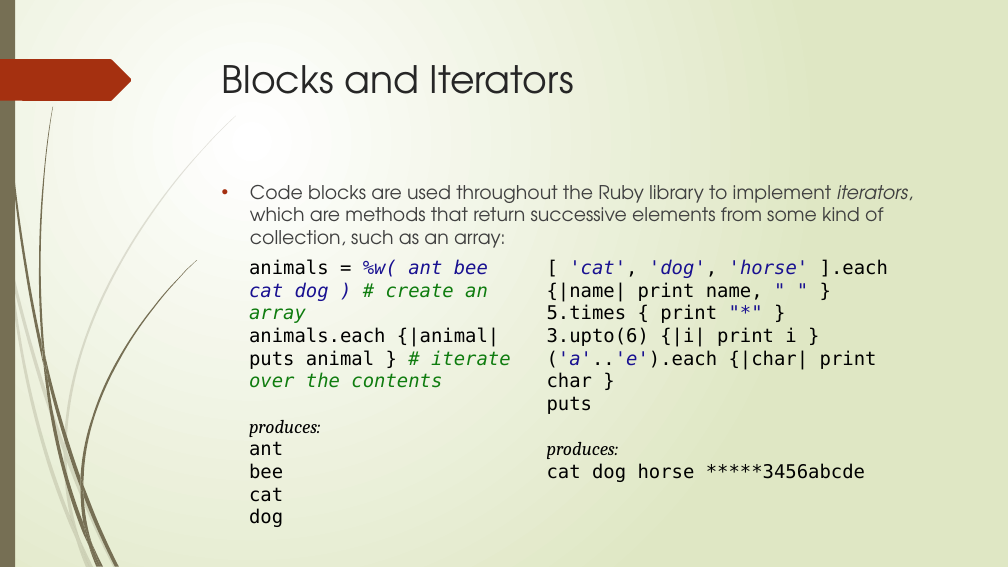
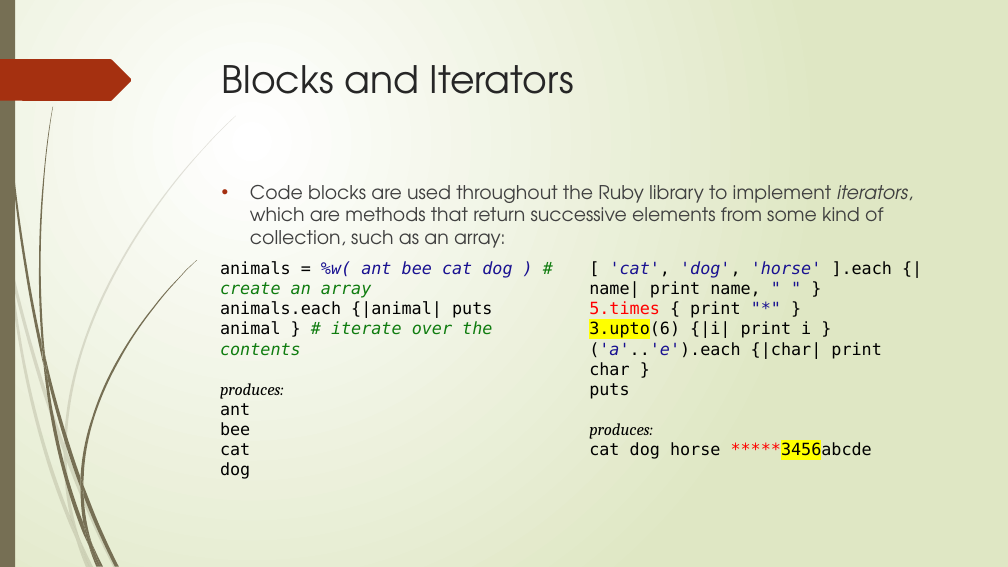
Before and after one commit to angelmoralesb/Fedesoft, a slide deck: slide 19 of ProyectoRuby/PresentacionRuby.pptx (slide 21 before the commit). Drawn at 1008x567 pixels with LibreOffice and Linux fonts; fonts in the diff are those of the drawing. Boxes give left, top, right and bottom in pixels: in the first picture for what was removed or moved away, otherwise in the second. Text is boxed around its words. In the diff, an @@ line names an element or a change of style, - is before the commit and + after.

```diff
--- a/ProyectoRuby/PresentacionRuby.pptx
+++ b/ProyectoRuby/PresentacionRuby.pptx
@@ text "animals = %w( ant bee ...": place and size @@
-text "animals = %w( ant bee ..." at [249,259,511,502]
+text "animals = %w( ant bee ..." at [220,261,512,456]
@@ text "animals = %w( ant bee ..." at [220,261,512,456]: size 18 to 16 pt @@
@@ text "[ 'cat', 'dog', 'horse' ].each ...": place and size @@
-text "[ 'cat', 'dog', 'horse' ].each ..." at [547,259,888,479]
+text "[ 'cat', 'dog', 'horse' ].each ..." at [589,261,893,460]
@@ text "[ 'cat', 'dog', 'horse' ].each ..." at [589,261,893,460]: size 18 to 16 pt; text colour #000000 to #FF0000 in "5.times", "*****3456abcde"; highlight none to #FFFF00 in "3.upto(6)", "*****3456abcde" @@
```
Also in this commit, not shown: 9 other slides changed, 30 slides added, 3 slides removed, 1 other file.
